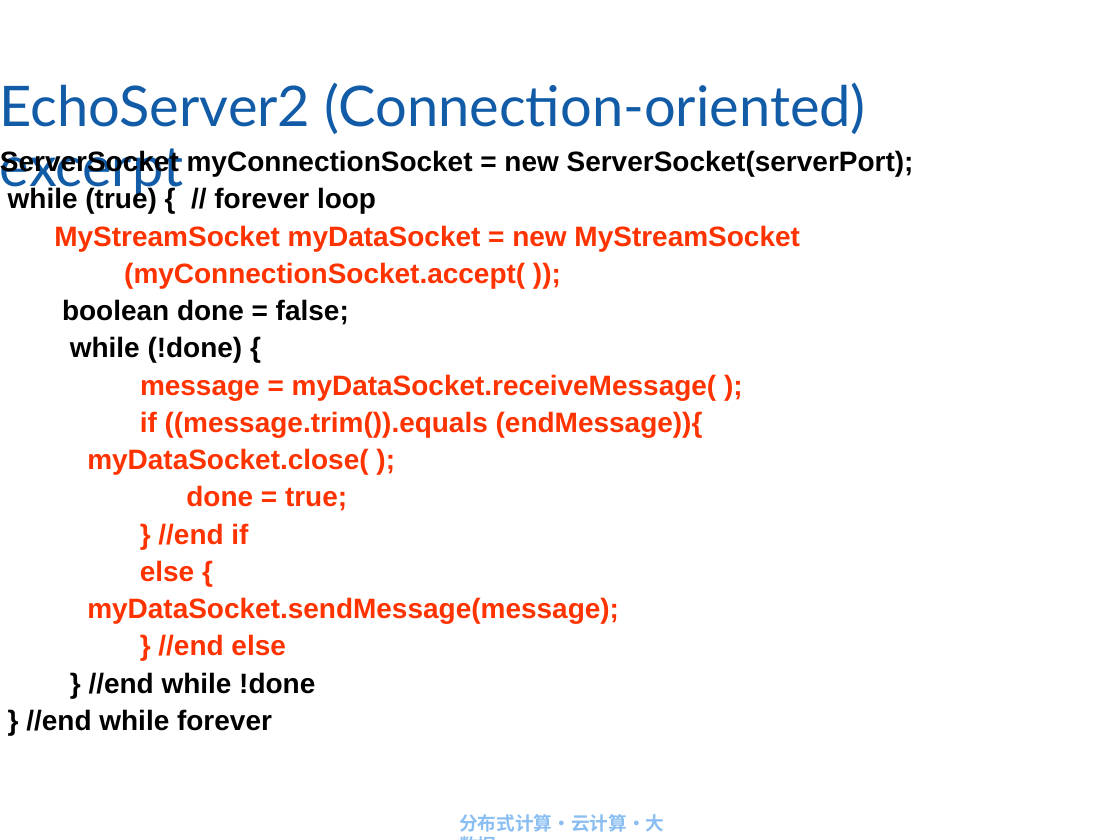
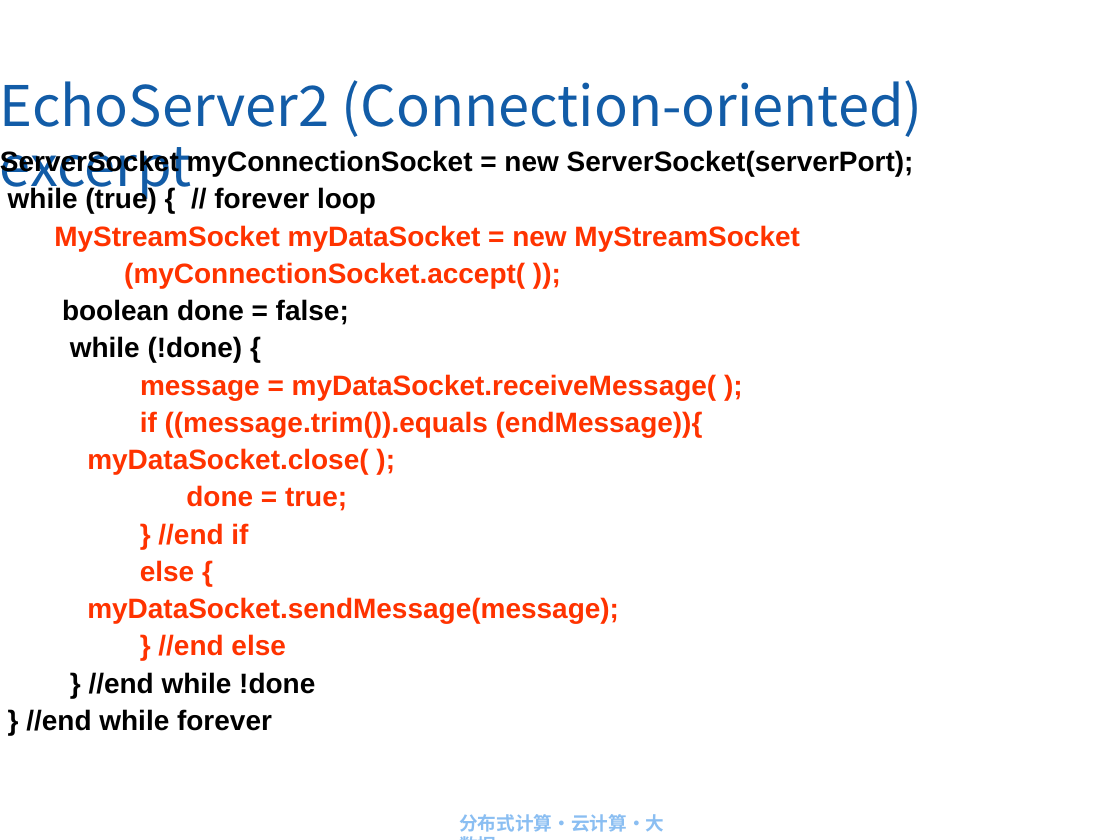
Before and after one commit to IACJ/java-DistributedComputing, a slide deck: slide 37 of ppt/第3章 Socket编程与客户服务器应用开发.ppt. Drawn at 1120x840 pixels with LibreOffice and Linux fonts; fonts in the diff are those of the drawing; background and template pictures are left out. Boxes give left, top, right and bottom in pixels: in the first picture for what was removed or moved away, otherwise in the second. Text is boxed around its words. In the diff, an @@ line names an element or a change of style, - is before the commit and + after.

```diff
--- a/ppt/第3章 Socket编程与客户服务器应用开发.ppt
+++ b/ppt/第3章 Socket编程与客户服务器应用开发.ppt
@@ title "EchoServer2 (Connection-oriented) excerpt" at (x1=0, y1=80, x2=923, y2=201): font Lato to Noto Sans CJK SC @@
```
Also in this commit, not shown: 35 other slides changed, 46 other files.
